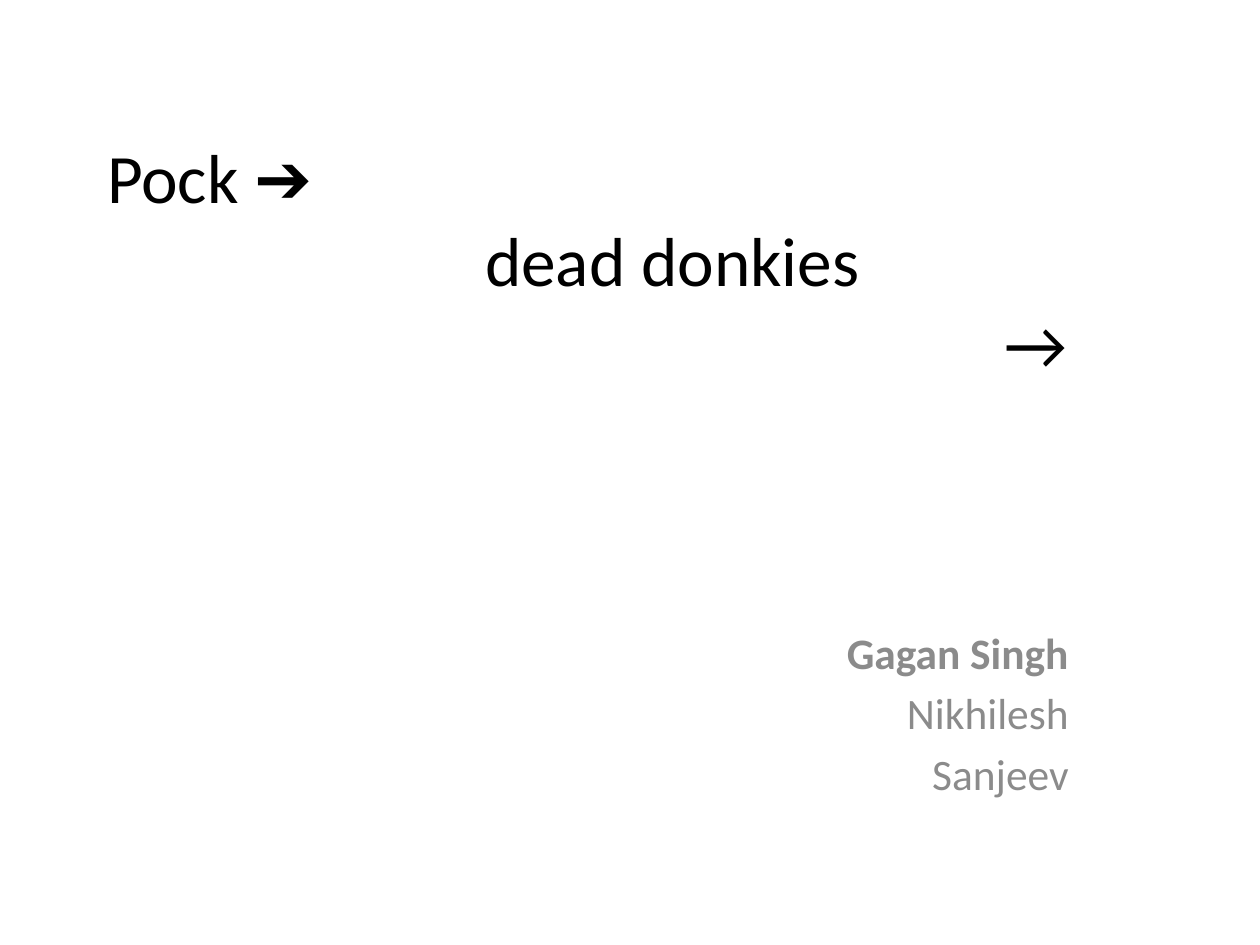
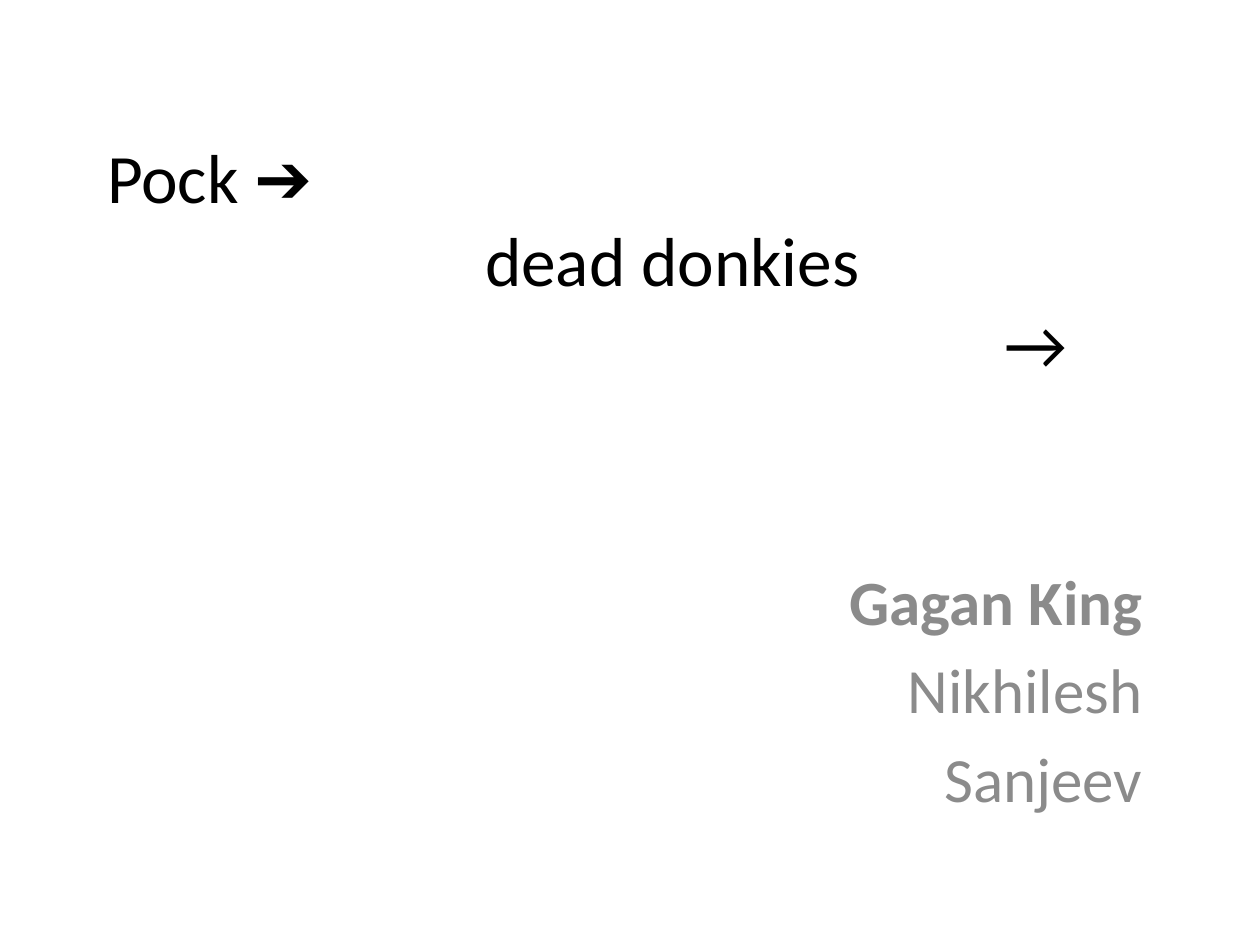
Before and after one commit to djangothon/Poker, a slide deck: slide 1 of PokerJoker.pptx. Drawn at 1260x945 pixels with LibreOffice and Linux fonts; fonts in the diff are those of the drawing. Boxes give left, top, right and bottom in pixels: in the first picture for what was removed or moved away, otherwise in the second. Text is boxed around its words. In the diff, an @@ line names an element or a change of style, - is before the commit and + after.

```diff
--- a/PokerJoker.pptx
+++ b/PokerJoker.pptx
@@ subtitle "Gagan King": place and size @@
-subtitle "Gagan King" at [847, 638, 1069, 798]
+subtitle "Gagan King" at [850, 581, 1143, 813]
@@ subtitle at [850, 581, 1142, 636]: text changed; size 24.8 to 36 pt @@
-Gagan Singh
+Gagan King
@@ subtitle at [908, 669, 1143, 813]: size 24.8 to 36 pt in "Nikhilesh", "Sanjeev"; more space between paragraphs @@
```
Also in this commit, not shown: 2 other slides changed, 1 other file.
